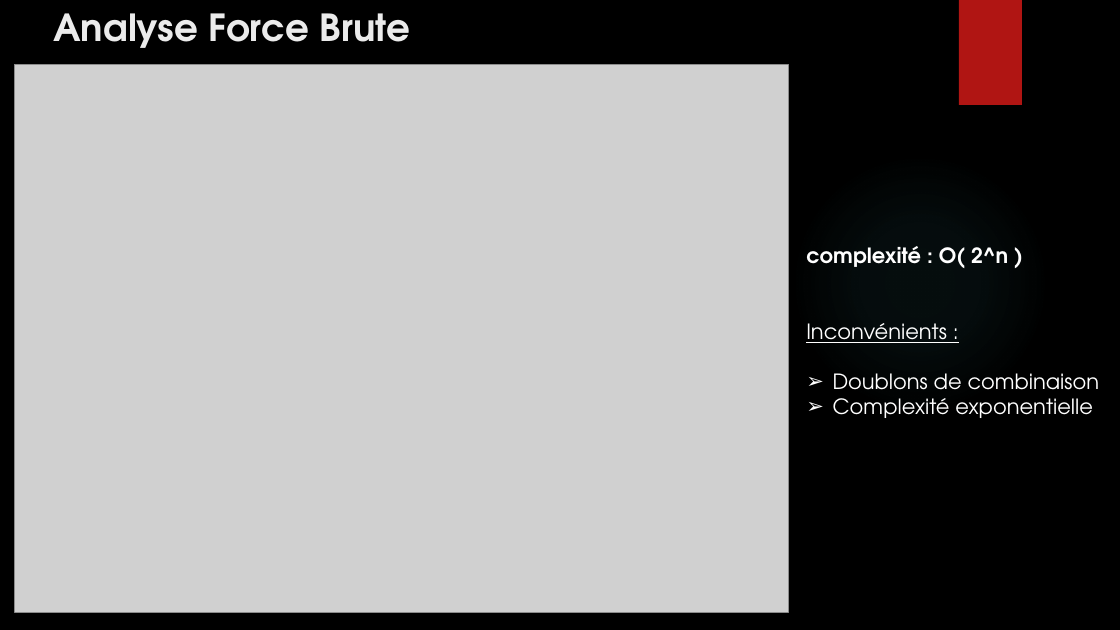
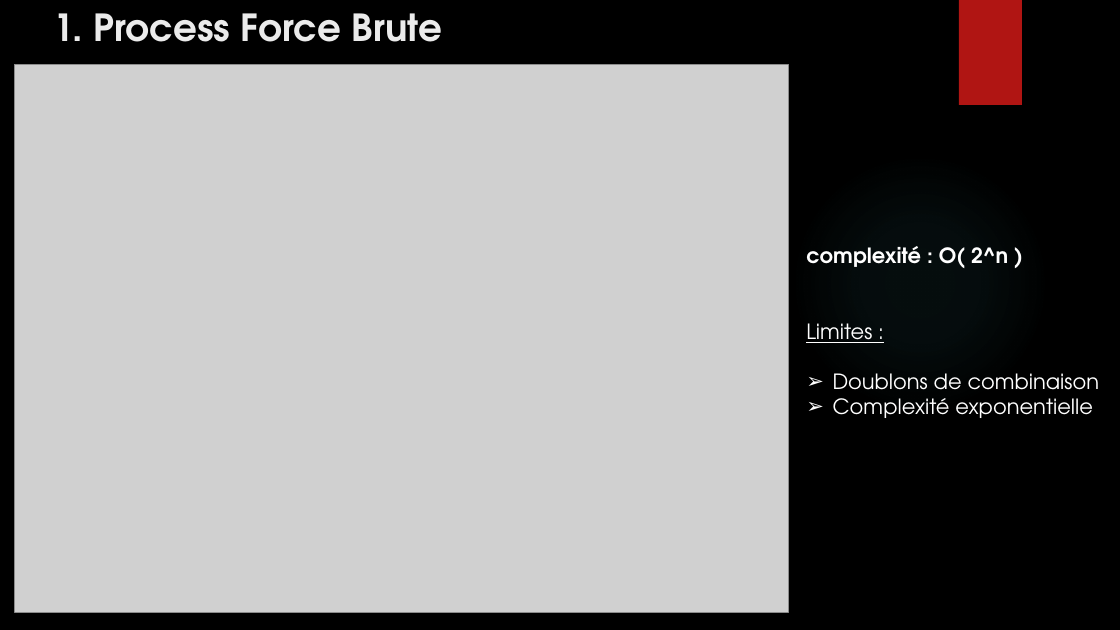
Before and after one commit to NidalChateur/OC_P7, a slide deck: slide 3 of slides/slides.pptx (slide 2 before the commit). Drawn at 1120x630 pixels with LibreOffice and Linux fonts; fonts in the diff are those of the drawing; grey boxes stand for pictures; background and template pictures are left out. Boxes give left, top, right and bottom in pixels: in the first picture for what was removed or moved away, otherwise in the second. Text is boxed around its words. In the diff, an @@ line names an element or a change of style, - is before the commit and + after.

```diff
--- a/slides/slides.pptx
+++ b/slides/slides.pptx
@@ title at [53, 13, 443, 42]: text changed @@
-Analyse Force Brute
+1. Process Force Brute
@@ text at [806, 323, 872, 343]: text changed @@
-Inconvénients :
+Limites :
```
Also in this commit, not shown: 5 other slides changed, 2 slides added, 14 other files.
